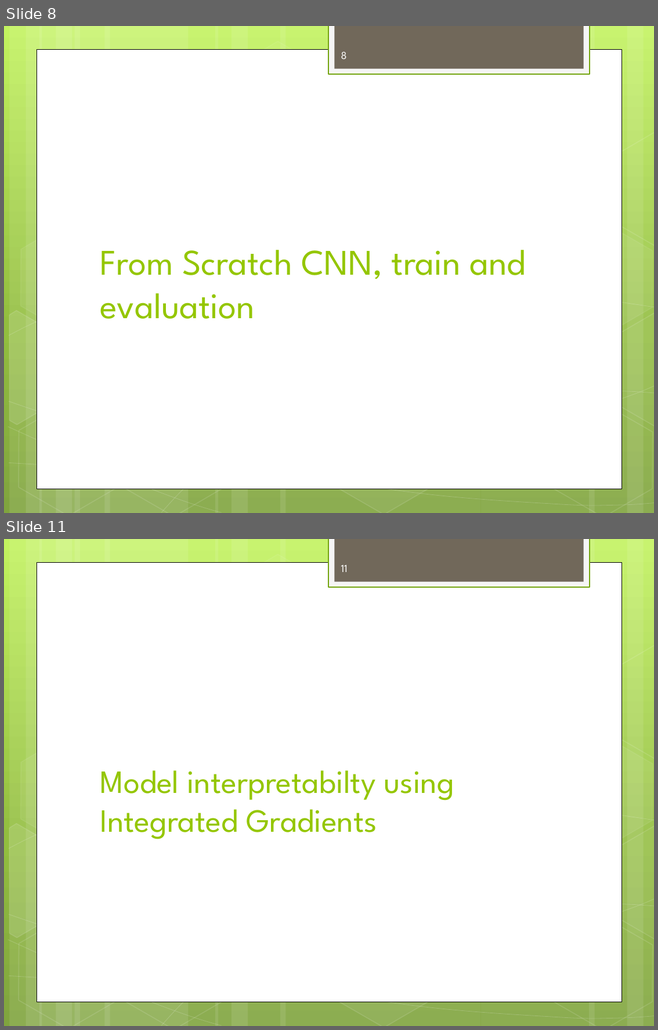
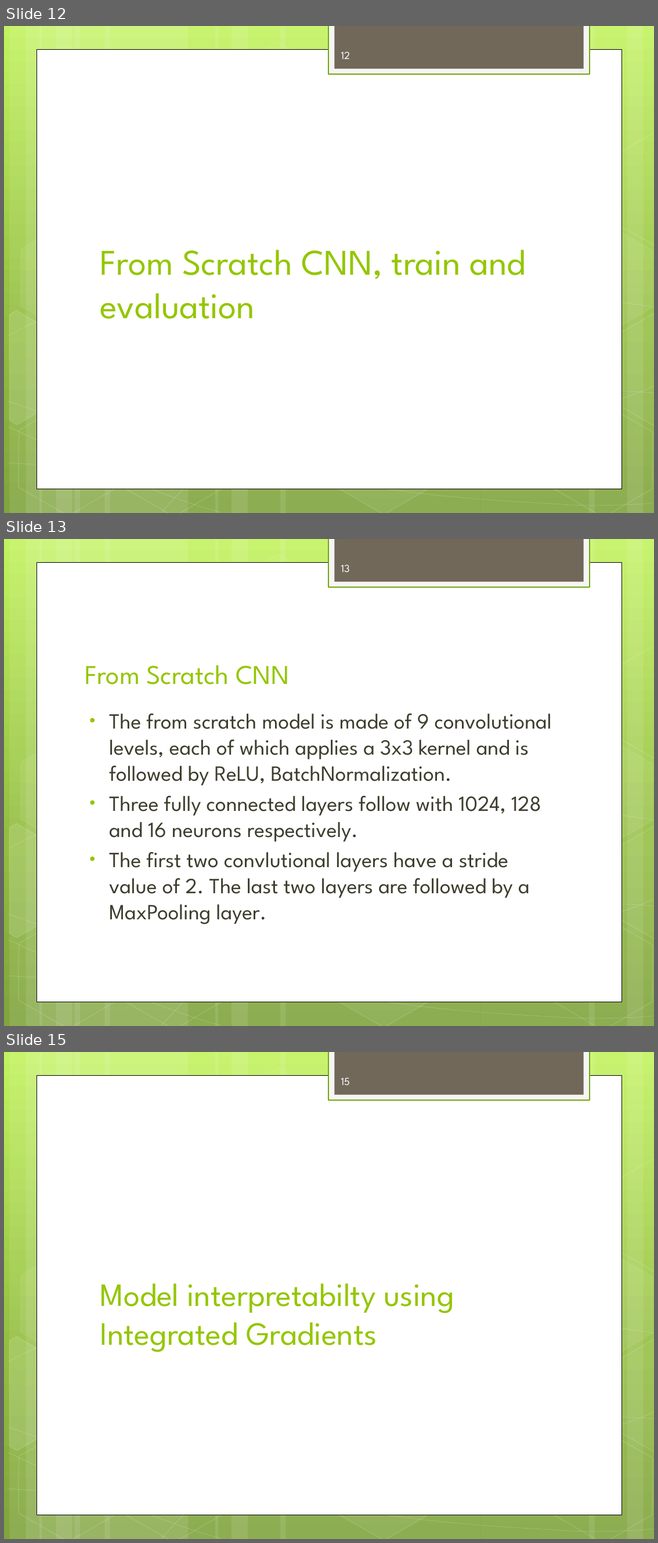
Before and after one commit to RaiMar96/AdversarialAttacksAndInterpretability-covid-chestxray-, a slide deck: docs/ProjectOverview.pptx. Shown one above the other, each under a label of ours: slides 8 and 11 before the commit, slides 12, 13 and 15 after it; the slides between them are not shown. The pictures are 658x1030 and 658x1543 pixels, drawn with LibreOffice and Linux fonts; fonts in the diff are those of the drawing. Boxes give left, top, right and bottom in pixels: in the first picture for what was removed or moved away, otherwise in the second. Text is boxed around its words. In the diff, an @@ line names an element or a change of style, - is before the commit and + after.

```diff
--- a/docs/ProjectOverview.pptx
+++ b/docs/ProjectOverview.pptx
@@ slide 13 added at box(4, 539, 654, 1026), background gradient #C3F35F to #93BF3F to #81A53E; not listed: 31 template elements that a slide beside it also shows @@
@@ page number added at box(341, 565, 350, 572), 12 pt, text #FEFEFE @@
+13
@@ title added at box(85, 665, 289, 685), 30 pt, text #94C600 @@
+From Scratch CNN
@@ text added at box(109, 714, 552, 924), 24 pt, text #3E3D2D @@
+• The from scratch model is made of 9 convolutional levels, each of which applies a 3x3 kernel and is followed by ReLU, BatchNormalization.
+• Three fully connected layers follow with 1024, 128 and 16 neurons respectively.
+• The first two convlutional layers have a stride value of 2. The last two layers are followed by a MaxPooling layer.
@@ what was slide 8 is now slide 12 @@
@@ page number at box(341, 52, 350, 59): text changed @@
-8
+12
@@ what was slide 11 is now slide 15 @@
@@ page number at box(341, 1078, 350, 1085): text changed @@
-11
+15
```
Also in this commit, not shown: 6 slides changed, 8 other slides added, 3 slides removed, 2 other files.
